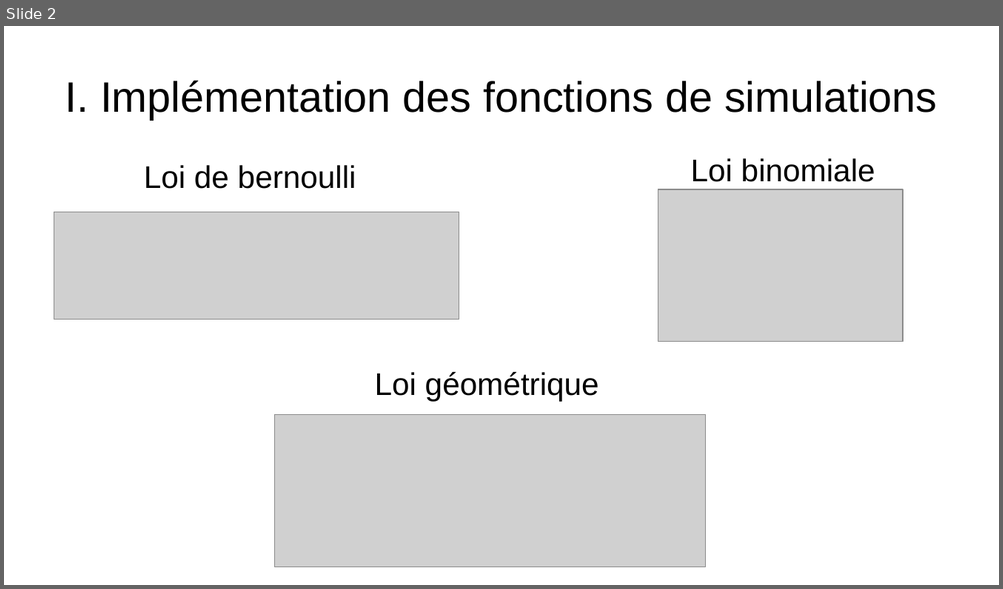
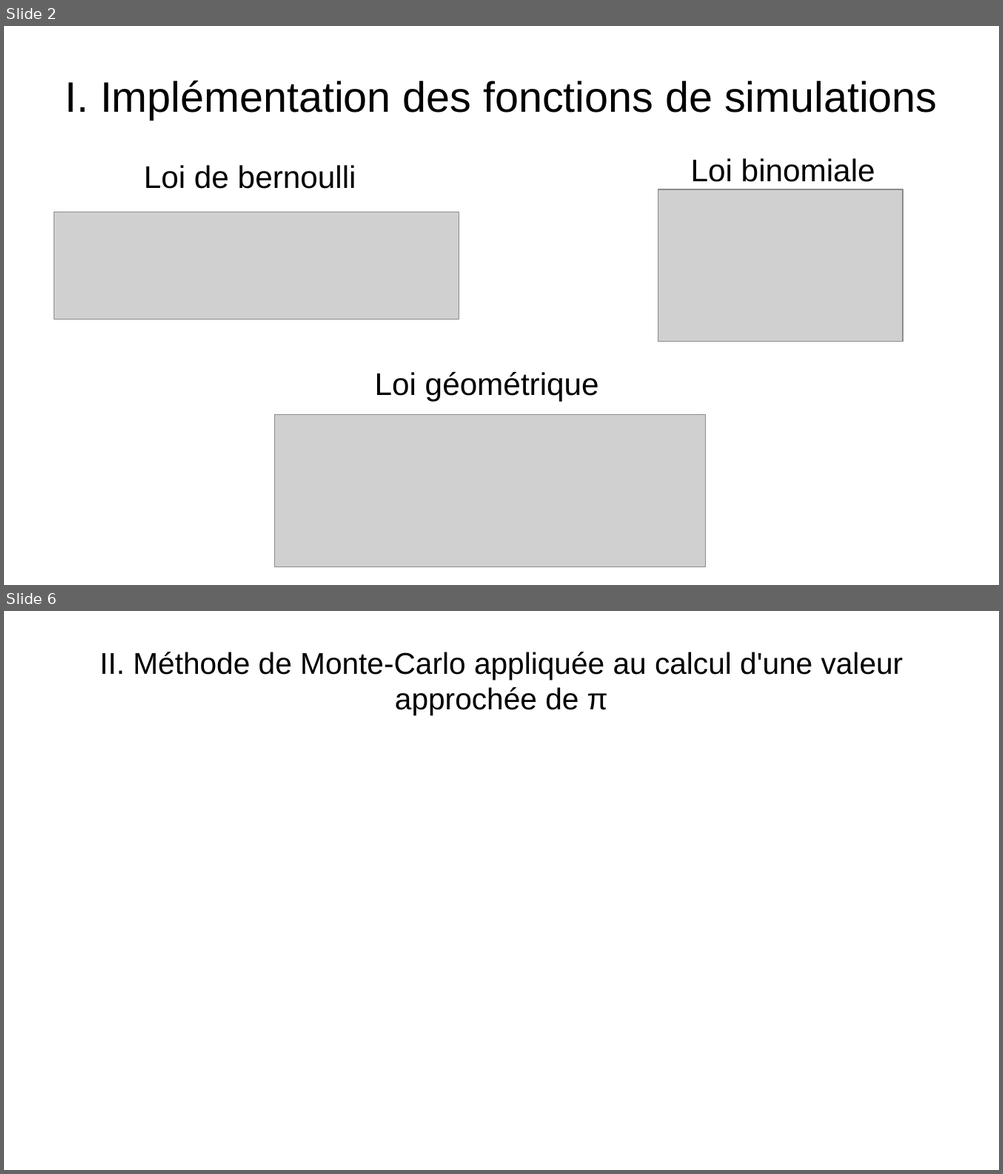
Before and after one commit to WIDEROZ/ESISAR-3A, a slide deck: Mathématiques/Oral/TP1.odp. Shown one above the other, each under a label of ours: slide 2 before the commit, slides 2 and 6 after it; the slides between them are not shown. The pictures are 1003x589 and 1003x1174 pixels, drawn with LibreOffice and Linux fonts; fonts in the diff are those of the drawing; grey boxes stand for pictures. Boxes give left, top, right and bottom in pixels: in the first picture for what was removed or moved away, otherwise in the second. Text is boxed around its words. In the diff, an @@ line names an element or a change of style, - is before the commit and + after.

```diff
--- a/Mathématiques/Oral/TP1.odp
+++ b/Mathématiques/Oral/TP1.odp
@@ slide 6 added at bbox=[4, 611, 999, 1170], background #FFFFFF @@
@@ title added at bbox=[99, 652, 903, 715], 24 pt, text #000000 @@
+II. Méthode de Monte-Carlo appliquée au calcul d'une valeur approchée de π
```
Also in this commit, not shown: 2 slides changed, 2 other slides added, 3 other files.
